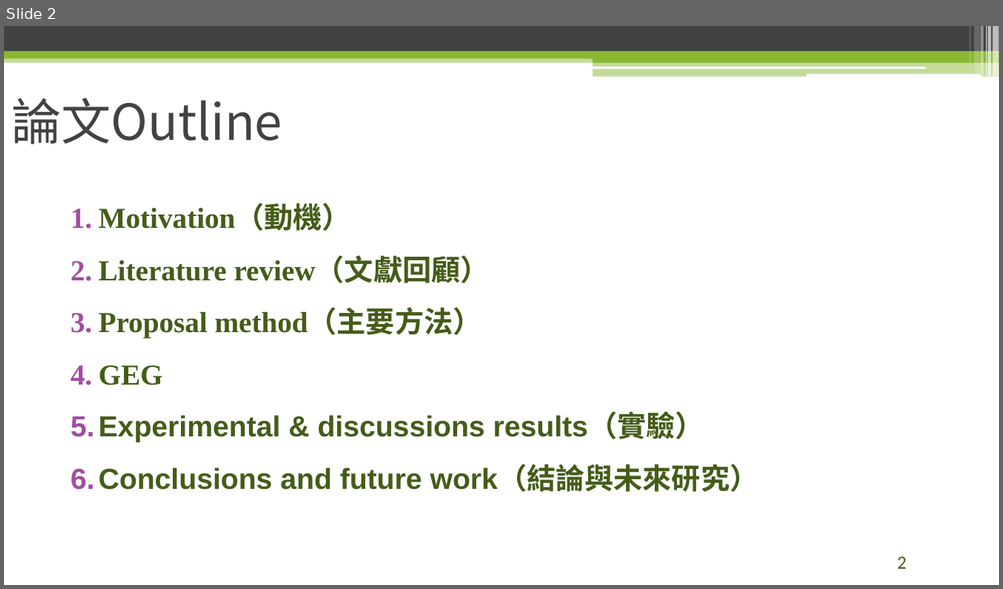
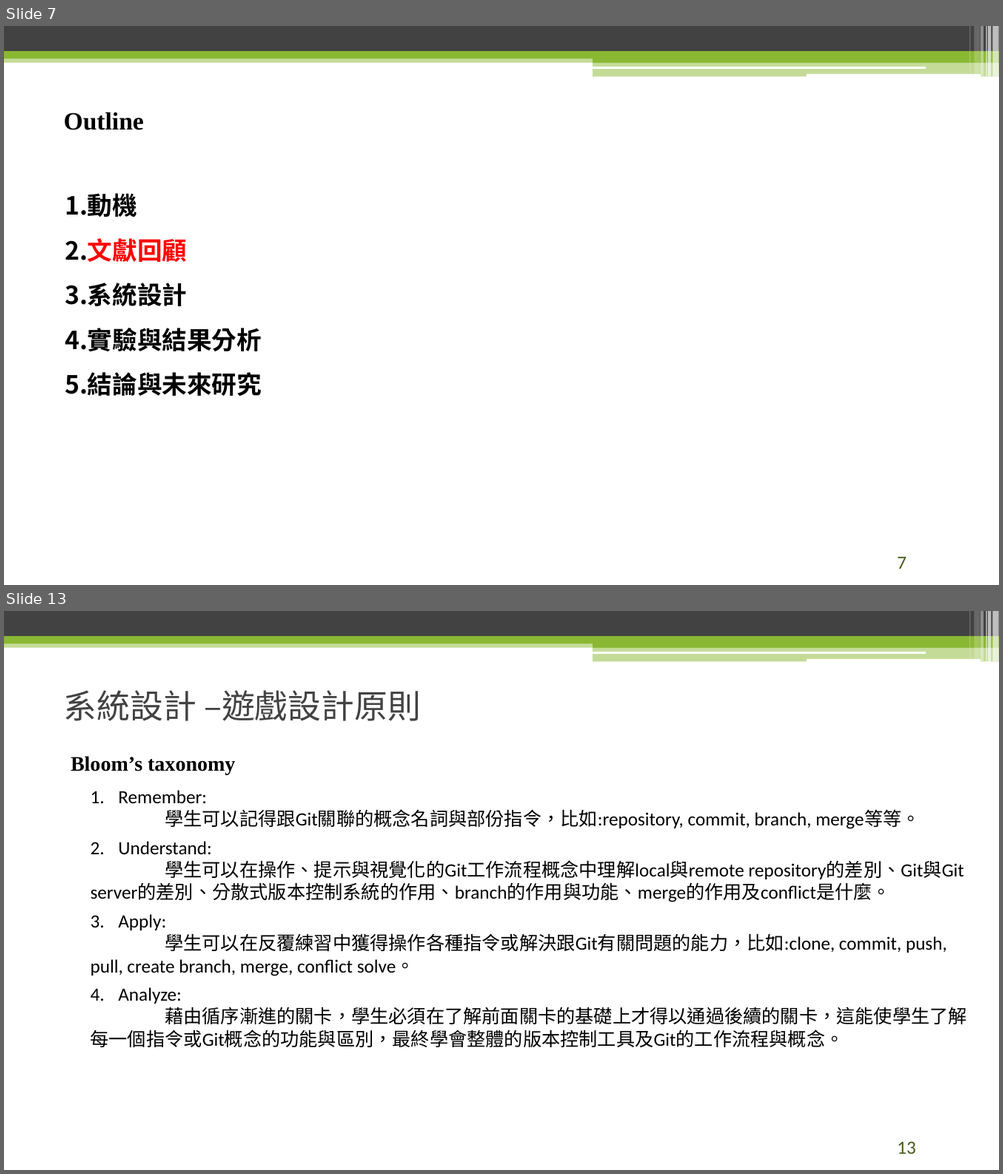
Before and after one commit to raknza/Master-Thesis, a slide deck: 論文口試.pptx. Shown one above the other, each under a label of ours: slide 2 before the commit, slides 7 and 13 after it; the slides between them are not shown. The pictures are 1003x589 and 1003x1174 pixels, drawn with LibreOffice and Linux fonts; fonts in the diff are those of the drawing; background and template pictures are left out. Boxes give left, top, right and bottom in pixels: in the first picture for what was removed or moved away, otherwise in the second. Text is boxed around its words. In the diff, an @@ line names an element or a change of style, - is before the commit and + after.

```diff
--- a/論文口試.pptx
+++ b/論文口試.pptx
@@ slide 13 added at (x1=4, y1=611, x2=999, y2=1170), background #FFFFFF; not listed: 13 template elements that a slide beside it also shows @@
@@ text added at (x1=64, y1=690, x2=421, y2=721), 32 pt, text #424242 @@
+系統設計 –遊戲設計原則
@@ text added at (x1=71, y1=756, x2=235, y2=775), 20 pt, text #000000, bold @@
+Bloom’s taxonomy
@@ text added at (x1=91, y1=790, x2=967, y2=1048), 18 pt, text #000000 @@
+1. Remember:
+學生可以記得跟Git關聯的概念名詞與部份指令，比如:repository, commit, branch, merge等等。
+2. Understand:
+學生可以在操作、提示與視覺化的Git工作流程概念中理解local與remote repository的差別、Git與Git server的差別、分散式版本控制系統的作用、branch的作用與功能、merge的作用及conflict是什麼。
+3. Apply:
+學生可以在反覆練習中獲得操作各種指令或解決跟Git有關問題的能力，比如:clone, commit, push, pull, create branch, merge, conflict solve。
+4. Analyze:
+藉由循序漸進的關卡，學生必須在了解前面關卡的基礎上才得以通過後續的關卡，這能使學生了解每一個指令或Git概念的功能與區別，最終學會整體的版本控制工具及Git的工作流程與概念。
@@ page number added at (x1=896, y1=1142, x2=916, y2=1154), 18 pt, text #455C19 @@
+13
@@ what was slide 2 is now slide 7 @@
@@ slide 7 changed as well @@
@@ title at (x1=64, y1=112, x2=144, y2=130): text changed; size 48 to 24 pt; font Noto Sans CJK SC to Times New Roman; text colour #424242 to #000000; bold on @@
-論文Outline
+Outline
@@ text at (x1=65, y1=193, x2=262, y2=396): text changed; size 28 to 24 pt; font Arial to Calibri; text colour #455C19 to #000000 @@
-1. Motivation（動機）
-2. Literature review（文獻回顧）
-3. Proposal method（主要方法）
-4. GEG
-5. Experimental & discussions results（實驗）
-6. Conclusions and future work（結論與未來研究）
+1. 動機
+2. 文獻回顧
+3. 系統設計
+4. 實驗與結果分析
+5. 結論與未來研究
@@ page number at (x1=896, y1=557, x2=906, y2=569): text changed @@
-2
+7
```
Also in this commit, not shown: 1 other slide changed, 24 other slides added, 12 slides removed, 17 other files.
